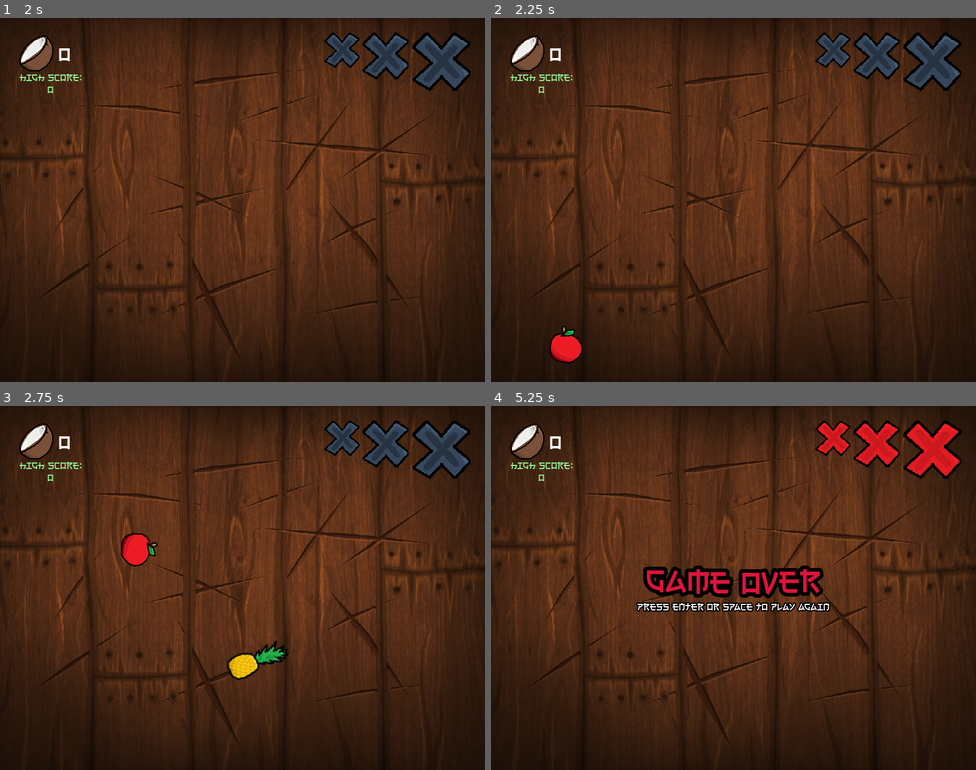
Above: before the commit, frames 1-4 (two rows, left to right).
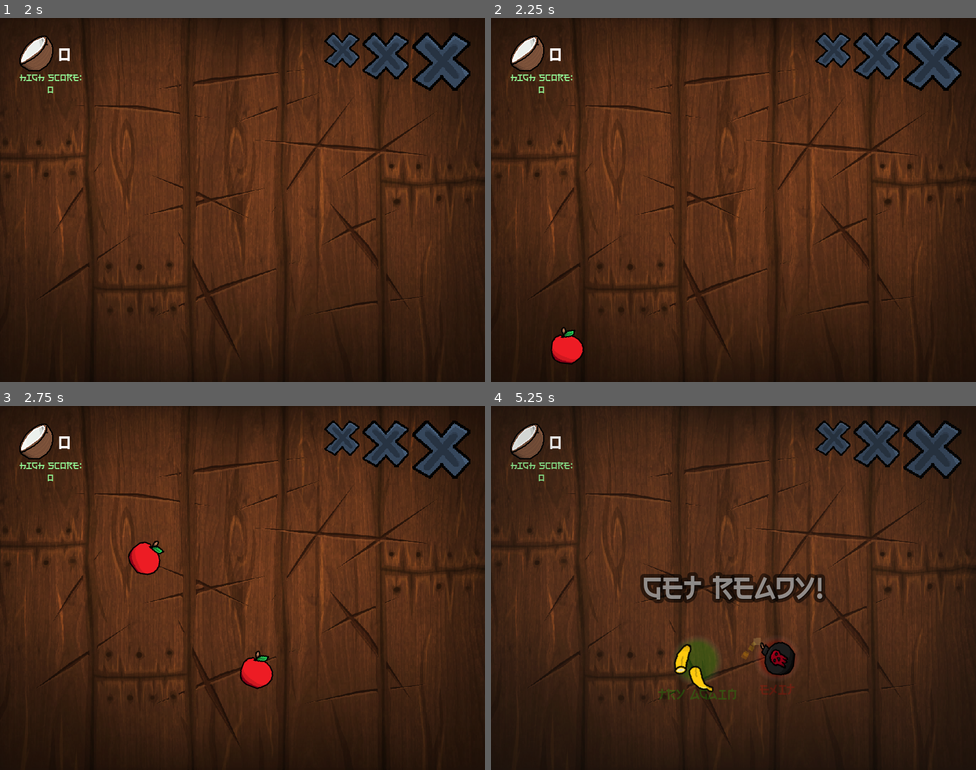
Above: after the commit, the same moments.

Repository: leafcabral/leafs-arcade
Game: Godot game, scene res://main/game_root.tscn
Same seed, same stepped clock (60 frames per second), same inputs: the game is played once before the commit and once after it.
Inputs (mouse positions are in pixels of both pictures, inside the frame that each line leads up to):
- Up to frame 1 (2 s): tap Enter (ui_accept) at 0.5, 0.6, 0.77, 1.07, 1.35, 1.52, 1.82 s; move the mouse to (349, 181) at 0.52 s; move the mouse to (145, 218) at 1.27 s
- Up to frame 2 (2.25 s): tap Enter (ui_accept) at 2, 2.1 s; move the mouse to (782, 119) at 2.02 s
- Up to frame 3 (2.75 s): no input
- Up to frame 4 (5.25 s): move the mouse to (709, 660) at 2.77 s; tap Enter (ui_accept) at 2.85, 3.02, 3.32, 3.6, 3.77, 4.07, 4.35, 4.52, 4.82 s; move the mouse to (879, 642) at 3.52 s; move the mouse to (588, 533) at 4.27 s; click (694, 660) at 5 s, where only the run after the commit has a clickable "Try again"

Frame 1 is identical in both runs. In frame 2, 0.1% of the frame differs, in the area x 12-20%, y 84-96%; in frame 3, 1.5%; in frame 4, 7.7%, in the area x 4-97%, y 4-81%.

Commit message:
feat(fruit_ninja): add try again and exit buttons for game over screen
Add radial gradient at the back of the fruit button and a label below, with a color and text in agreement to the button nature.

Make fruits slices from fruit button spawn be added to parent to avoid slices being hidden while falling.

Make pressed_and_animated be emitted, for bombs, after the bomb have become complete white.

Add helper functions to GameHUD for the message, overlay and other animations.

Diff:
--- a/4-fruit-ninja/main/game_root.gd
+++ b/4-fruit-ninja/main/game_root.gd
@@ -44,11 +44,11 @@
 
 
 func _on_game_world_player_died() -> void:
-	game_hud.show_game_over_message()
+	game_hud.show_game_over()
 
 
 func _on_game_world_game_restarted() -> void:
-	game_hud.hide_message(0.3)
+	game_hud.hide_messages()
 	new_game()
 
 
@@ -58,3 +58,7 @@
 
 func _on_game_hud_explosion_finished() -> void:
 	game_world.kill_player()
+
+
+func _on_exit_pressed_and_animated() -> void:
+	get_tree().quit()
--- a/4-fruit-ninja/main/game_root.tscn
+++ b/4-fruit-ninja/main/game_root.tscn
@@ -1,10 +1,11 @@
-[gd_scene load_steps=11 format=3 uid="uid://ckefh8ijiavng"]
+[gd_scene load_steps=12 format=3 uid="uid://ckefh8ijiavng"]
 
 [ext_resource type="Texture2D" uid="uid://tcnyxsjtxkp7" path="res://main/hud/background.png" id="1_m7g0w"]
 [ext_resource type="PackedScene" uid="uid://b3vlxe62crhsp" path="res://entities/player/player.tscn" id="1_oc7al"]
 [ext_resource type="Script" uid="uid://c7uw7yawvgcly" path="res://main/game_world.gd" id="1_sd42p"]
 [ext_resource type="Script" uid="uid://c3o8totjh8ofe" path="res://main/game_root.gd" id="1_yqxk6"]
 [ext_resource type="Script" uid="uid://308svwjg04wa" path="res://entities/fruit/fruit_manager.gd" id="2_mf5tn"]
+[ext_resource type="PackedScene" uid="uid://dhg5e2fmjei63" path="res://main/hud/fruit_button.tscn" id="10_anaw7"]
 [ext_resource type="Texture2D" uid="uid://by4chl8jgl7l6" path="res://main/hud/missed-false.png" id="10_d0ffj"]
 [ext_resource type="Script" uid="uid://2kbfohb1a4x6" path="res://main/hud/game_hud.gd" id="10_yhd5o"]
 [ext_resource type="Texture2D" uid="uid://bfqk20rnuwoaq" path="res://entities/fruit/types/sprites/coconut-half-2.png" id="12_ukkfd"]
@@ -90,8 +91,12 @@
 0"
 horizontal_alignment = 1
 
+[node name="Overlay" type="ColorRect" parent="GameHUD"]
+offset_right = 800.0
+offset_bottom = 600.0
+color = Color(0.52156866, 0.52156866, 0.52156866, 0.49803922)
+
 [node name="Message" type="RichTextLabel" parent="GameHUD"]
-visible = false
 anchors_preset = 8
 anchor_left = 0.5
 anchor_top = 0.5
@@ -108,15 +113,24 @@
 theme_override_constants/outline_size = 24
 theme_override_font_sizes/normal_font_size = 52
 bbcode_enabled = true
-text = "[wave][color=crimson]Game over[/color][/wave]
-[font_size=16][outline_size=8]Press ENTER or SPACE to play again"
+text = "[wave][color=]Message[/color][/wave]"
 horizontal_alignment = 1
 vertical_alignment = 1
 
-[node name="Explosion" type="ColorRect" parent="GameHUD"]
-modulate = Color(1, 1, 1, 0)
-offset_right = 800.0
-offset_bottom = 600.0
+[node name="Continue" parent="GameHUD" instance=ExtResource("10_anaw7")]
+offset_left = 304.0
+offset_top = 384.0
+offset_right = 368.0
+offset_bottom = 448.0
+label_text = "Try again"
+
+[node name="Exit" parent="GameHUD" instance=ExtResource("10_anaw7")]
+offset_left = 440.0
+offset_top = 384.0
+offset_right = 504.0
+offset_bottom = 448.0
+label_text = "Exit"
+type = 1
 
 [connection signal="bomb_sliced" from="GameWorld" to="." method="_on_game_world_bomb_sliced"]
 [connection signal="fruit_sliced" from="GameWorld" to="." method="_on_game_world_fruit_sliced"]
@@ -128,3 +142,6 @@
 [connection signal="fruits_depleted" from="GameWorld/FruitManager" to="GameWorld" method="_on_fruit_manager_fruits_depleted"]
 [connection signal="unsliced_fruit_left" from="GameWorld/FruitManager" to="GameWorld" method="_on_fruit_manager_unsliced_fruit_left"]
 [connection signal="explosion_finished" from="GameHUD" to="." method="_on_game_hud_explosion_finished"]
+[connection signal="pressed_and_animated" from="GameHUD/Continue" to="GameWorld" method="_on_continue_pressed_and_animated"]
+[connection signal="bomb_sliced" from="GameHUD/Exit" to="GameHUD" method="_on_exit_bomb_sliced"]
+[connection signal="pressed_and_animated" from="GameHUD/Exit" to="." method="_on_exit_pressed_and_animated"]
--- a/4-fruit-ninja/main/game_world.gd
+++ b/4-fruit-ninja/main/game_world.gd
@@ -6,7 +6,7 @@
 signal bomb_sliced
 signal player_damaged(misses: int)
 signal player_died
-signal game_restarted()
+signal game_restarted
 
 const MINIMUM_FRUITS := 3
 const MAXIMUM_FRUITS := 15
@@ -17,12 +17,6 @@
 @onready var player: Player = $Player
 @onready var fruit_manager: FruitManager = $FruitManager
 @onready var player_health: HealthComponent = player.get_node("HealthComponent")
-
-
-func _process(_delta: float) -> void:
-	if Input.is_action_just_pressed("ui_accept") and not running:
-		running = true
-		game_restarted.emit()
 
 
 func restart() -> void:
@@ -75,3 +69,9 @@
 	if running:
 		running = false
 		bomb_sliced.emit()
+
+
+func _on_continue_pressed_and_animated() -> void:
+	if not running:
+		running = true
+		game_restarted.emit()
--- a/4-fruit-ninja/main/hud/fruit_button.gd
+++ b/4-fruit-ninja/main/hud/fruit_button.gd
@@ -3,36 +3,74 @@
 
 
 signal pressed_and_animated
+signal bomb_sliced
 
 enum Type {
 	CONFIRM,
 	BACK
 }
 
+@export var label_text: String
 @export var type := Type.CONFIRM
 @export var should_spin := true
 
 var fruit: Fruit
 var _original_velocity: Vector2
 
+@onready var label: Label = $Label
+@onready var texture_rect: TextureRect = $TextureRect
+
 
 func _ready() -> void:
-	if type == Type.CONFIRM:
-		fruit = Fruit.create_random_normal()
-	else:
-		fruit = Fruit.create_bomb()
-	if should_spin:
-		fruit.apply_random_spin()
-	fruit.gravity_scale = 0
+	label.text = label_text
+	var color = Color.GREEN if type == Type.CONFIRM else Color.RED
+	label.add_theme_color_override("font_color", color)
+	texture_rect.texture = texture_rect.texture.duplicate()
+	texture_rect.texture.gradient = texture_rect.texture.gradient.duplicate()
+	texture_rect.texture.gradient.colors[0] = color
+	create_fruit()
 
-	fruit.connect("sliced", _on_fruit_sliced)
-	add_child(fruit)
 
-	fruit.position += fruit.sprite.get_size() / 2
-	_original_velocity = fruit.linear_velocity
-	fruit.linear_velocity = Vector2.ZERO
+func create_fruit() -> void:
+	if not fruit:
+		if type == Type.CONFIRM:
+			fruit = Fruit.create_random_normal()
+		else:
+			fruit = Fruit.create_bomb()
+		if should_spin:
+			fruit.apply_random_spin()
+		fruit.gravity_scale = 0
 
-	size = fruit.sprite.get_size()
+		fruit.connect("sliced", _on_fruit_sliced)
+		add_child(fruit)
+
+		fruit.position += fruit.sprite.get_size() / 2
+		_original_velocity = fruit.linear_velocity
+		fruit.linear_velocity = Vector2.ZERO
+
+		size = fruit.sprite.get_size()
+
+
+func handle_interaction() -> void:
+	if fruit.type == Fruit.Type.NORMAL:
+		fruit.linear_velocity.x = _original_velocity.x
+		fruit.gravity_scale = 1
+		for i in fruit.create_slices():
+			i.position = fruit.global_position
+			$"..".call_deferred("add_child", i)
+
+		fruit.queue_free()
+		pressed_and_animated.emit()
+	elif fruit.type == Fruit.Type.BOMB:
+		bomb_sliced.emit()
+		fruit.connect("exploded", func(bomb: Fruit):
+			bomb.queue_free()
+			pressed_and_animated.emit()
+		)
+		fruit.explode()
+
+	await get_tree().create_timer(1).timeout
+	create_fruit()
 
 
 func _on_fruit_sliced(_fruit: Fruit) -> void:
@@ -41,17 +79,3 @@
 
 func _on_pressed() -> void:
 	handle_interaction()
-
-
-func handle_interaction() -> void:
-	if fruit.type == Fruit.Type.NORMAL:
-		fruit.linear_velocity.x = _original_velocity.x
-		fruit.gravity_scale = 1
-		for i in fruit.create_slices():
-			call_deferred("add_child", i)
-
-		fruit.queue_free()
-	elif fruit.type == Fruit.Type.BOMB:
-		fruit.connect("exploded", func(bomb: Fruit): bomb.queue_free())
-		fruit.explode()
-	pressed_and_animated.emit()
--- a/4-fruit-ninja/main/hud/fruit_button.tscn
+++ b/4-fruit-ninja/main/hud/fruit_button.tscn
@@ -1,8 +1,19 @@
-[gd_scene load_steps=3 format=3 uid="uid://dhg5e2fmjei63"]
+[gd_scene load_steps=6 format=3 uid="uid://dhg5e2fmjei63"]
 
 [ext_resource type="Script" uid="uid://clkfbkwaywvjk" path="res://main/hud/fruit_button.gd" id="1_2bukb"]
+[ext_resource type="Theme" uid="uid://0y0qe7aesqr" path="res://style/ui.tres" id="2_lm2tp"]
 
 [sub_resource type="StyleBoxEmpty" id="StyleBoxEmpty_2bukb"]
+
+[sub_resource type="Gradient" id="Gradient_lm2tp"]
+offsets = PackedFloat32Array(0.68, 1)
+colors = PackedColorArray(0, 1, 0.19005466, 1, 1, 1, 1, 0)
+
+[sub_resource type="GradientTexture2D" id="GradientTexture2D_2bukb"]
+gradient = SubResource("Gradient_lm2tp")
+fill = 1
+fill_from = Vector2(0.5, 0.5)
+fill_to = Vector2(1, 0.5233645)
 
 [node name="FruitButton" type="Button"]
 offset_right = 64.0
@@ -10,6 +21,36 @@
 theme_override_styles/focus = SubResource("StyleBoxEmpty_2bukb")
 flat = true
 script = ExtResource("1_2bukb")
-metadata/_edit_group_ = true
+
+[node name="TextureRect" type="TextureRect" parent="."]
+layout_mode = 1
+anchors_preset = 15
+anchor_right = 1.0
+anchor_bottom = 1.0
+offset_left = -8.0
+offset_top = -8.0
+offset_right = 8.0
+offset_bottom = 8.0
+grow_horizontal = 2
+grow_vertical = 2
+texture = SubResource("GradientTexture2D_2bukb")
+
+[node name="Label" type="Label" parent="."]
+layout_mode = 1
+anchors_preset = 7
+anchor_left = 0.5
+anchor_top = 1.0
+anchor_right = 0.5
+anchor_bottom = 1.0
+offset_left = -64.0
+offset_top = 4.0
+offset_right = 64.0
+offset_bottom = 34.000023
+grow_horizontal = 2
+grow_vertical = 0
+theme = ExtResource("2_lm2tp")
+theme_override_font_sizes/font_size = 24
+text = "continue"
+horizontal_alignment = 1
 
 [connection signal="pressed" from="." to="." method="_on_pressed"]
--- a/4-fruit-ninja/main/hud/game_hud.gd
+++ b/4-fruit-ninja/main/hud/game_hud.gd
@@ -13,7 +13,21 @@
 @onready var score_label: RichTextLabel = $Score/ScoreLabel
 @onready var high_score_label: RichTextLabel = $Score/HighScoreLabel
 @onready var message: RichTextLabel = $Message
-@onready var explosion: ColorRect = $Explosion
+@onready var overlay: ColorRect = $Overlay
+@onready var overlay_tween: Tween
+@onready var continue_button: FruitButton = $Continue
+@onready var exit_button: FruitButton = $Exit
+@onready var buttons: Array[FruitButton] = [continue_button, exit_button]
+
+
+func _ready() -> void:
+	overlay.modulate = Color.TRANSPARENT
+	message.modulate = Color.TRANSPARENT
+	continue_button.modulate = Color.TRANSPARENT
+	exit_button.modulate = Color.TRANSPARENT
+
+	for i in buttons:
+		i.disabled = true
 
 
 func reset_misses() -> void:
@@ -37,11 +51,15 @@
 	high_score_label.text = string_start + str(high_score)
 
 
-func show_game_over_message(fade_in := 0.3) -> void:
-	show_message("[wave][color=crimson]Game over[/color][/wave]\n[font_size=16][outline_size=8]Press ENTER or SPACE to play again", fade_in)
+func show_game_over_message() -> void:
+	show_message("[wave][color=crimson]Game over[/color][/wave]")
 
 
-func show_message(text: String, fade_in := 0.0) -> void:
+func show_paused_message() -> void:
+	show_message("[wave][color=gray]Paused[/color][/wave]")
+
+
+func show_message(text: String, fade_in := 0.3) -> void:
 	message.text = text
 
 	message.show()
@@ -50,13 +68,72 @@
 		message.create_tween().tween_property(message, "modulate", Color.WHITE, fade_in)
 
 
-func hide_message(fade_out := 0.0) -> void:
+func hide_message(fade_out := 0.3) -> void:
 	message.create_tween().tween_property(message, "modulate", Color(1,1,1,0), fade_out)
 
 
-func show_explosion_animation(fade_in := Fruit.BOMB_EXPLODE_TIME, fade_out := 0.3) -> void:
-	explosion.modulate = Color(1,1,1,0)
-	var explosion_tween := explosion.create_tween()
-	explosion_tween.tween_property(explosion, "modulate", Color.WHITE, fade_in)
-	explosion_tween.tween_property(explosion, "modulate", explosion.modulate, fade_out)
-	explosion_tween.tween_callback(explosion_finished.emit)
+func show_explosion_animation() -> void:
+	show_overlay_animation(Color.WHITE, Fruit.BOMB_EXPLODE_TIME)
+	hide_overlay_animation(Color.TRANSPARENT)
+	overlay_tween.tween_callback(explosion_finished.emit)
+
+
+func show_normal_overlay_animation() -> void:
+	show_overlay_animation(Color(0.25, 0.25, 0.25, 0.25))
+
+
+func show_overlay_animation(final_color: Color, fade_in := 0.3) -> void:
+	if overlay_tween:
+		if not overlay_tween.is_running():
+			overlay_tween.kill()
+			overlay_tween = overlay.create_tween()
+	else:
+		overlay_tween = overlay.create_tween()
+	overlay.modulate = Color.TRANSPARENT
+	overlay_tween.tween_property(overlay, "modulate", final_color, fade_in)
+
+
+func hide_overlay_animation(final_color: Color, fade_out := 0.3) -> void:
+	if overlay_tween:
+		if not overlay_tween.is_running():
+			overlay_tween.kill()
+			overlay_tween = overlay.create_tween()
+	else:
+		overlay_tween = overlay.create_tween()
+	overlay_tween.tween_property(overlay, "modulate", final_color, fade_out)
+
+
+func enable_buttons(fade_in := 0.3) -> void:
+	for i in buttons:
+		i.disabled = false
+		i.create_tween().tween_property(i, "modulate", Color.WHITE, fade_in)
+
+
+func disable_buttons(fade_out := 0.3) -> void:
+	for i in buttons:
+		i.disabled = true
+		i.create_tween().tween_property(i, "modulate", Color.TRANSPARENT, fade_out)
+
+
+func show_game_over() -> void:
+	enable_buttons()
+
+	show_game_over_message()
+	show_normal_overlay_animation()
+
+
+func show_paused() -> void:
+	enable_buttons()
+
+	show_paused_message()
+	show_normal_overlay_animation()
+
+
+func hide_messages() -> void:
+	disable_buttons()
+	hide_message()
+	hide_overlay_animation(Color.TRANSPARENT)
+
+
+func _on_exit_bomb_sliced() -> void:
+	show_explosion_animation()
